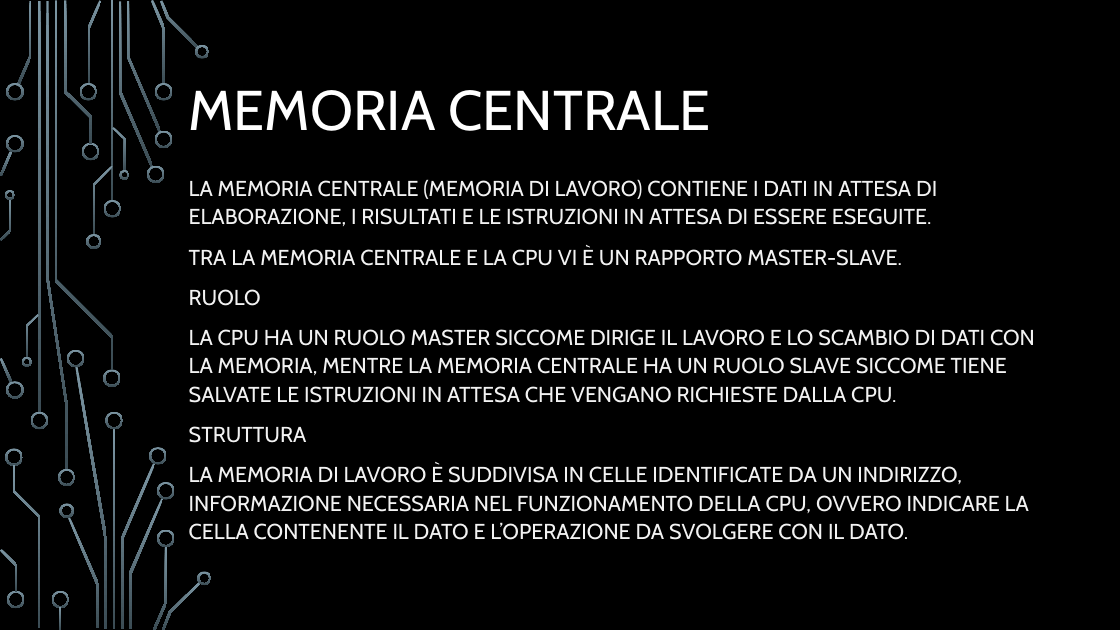
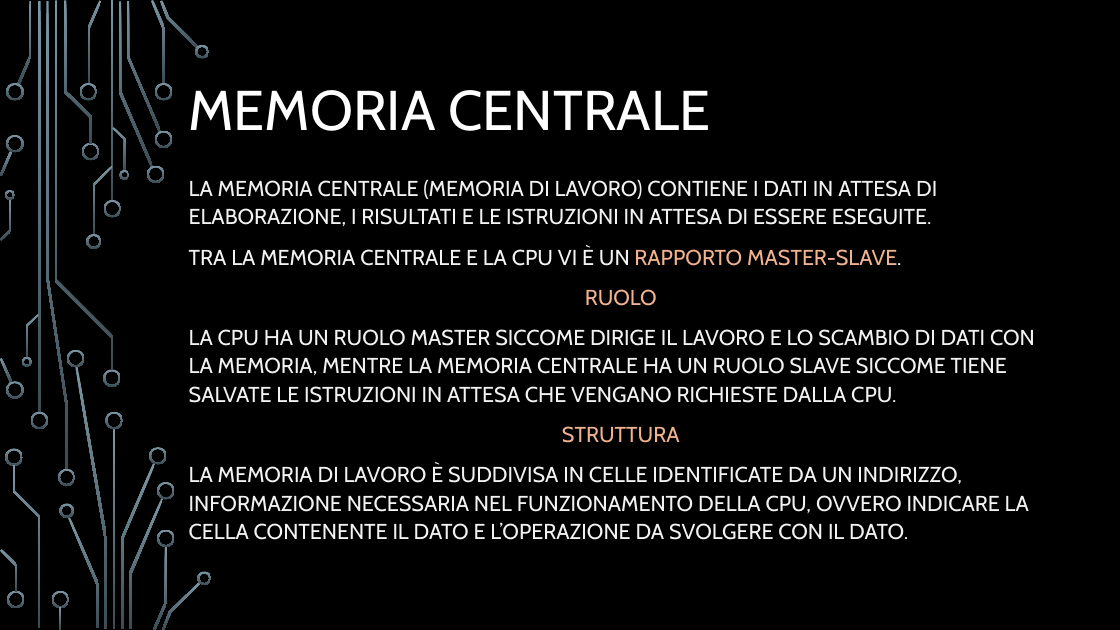
Before and after one commit to Eros-Capo/Corso-Java, a slide deck: slide 10 of Corso Java.pptx. Drawn at 1120x630 pixels with LibreOffice and Linux fonts; fonts in the diff are those of the drawing; background and template pictures are left out. Boxes give left, top, right and bottom in pixels: in the first picture for what was removed or moved away, otherwise in the second. Text is boxed around its words. In the diff, an @@ line names an element or a change of style, - is before the commit and + after.

```diff
--- a/Corso Java.pptx
+++ b/Corso Java.pptx
@@ subtitle at (x1=189, y1=246, x2=901, y2=443): text colour #F2F2F2 to #F1B38F in "RAPPORTO MASTER-SLAVE.", "RUOLO", "STRUTTURA"; alignment left to centre @@
```
Also in this commit, not shown: 28 other slides changed, 1 other file.
